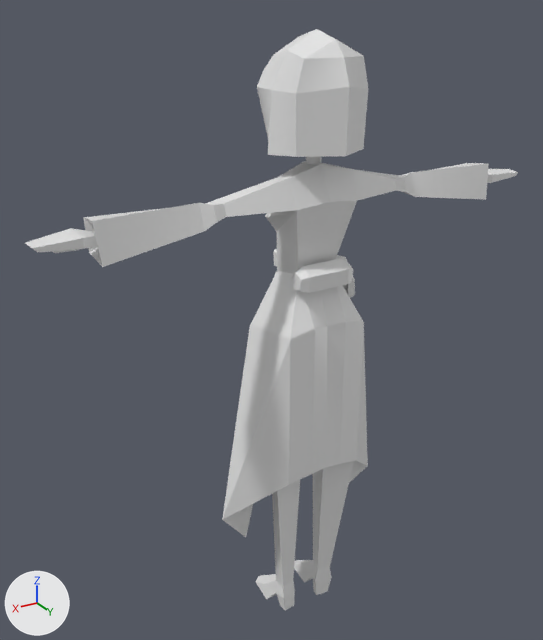
The FBX model Assets/Models/kuze.fbx: old version first, new version second.
Camera for both pictures: a 50 mm camera at (1.05, 1.565, 1.77) aimed at (0.062, -0.082, 0.947). Every picture has the same lights, and +X, +Y and +Z are marked at lower left. Vertices at the same position are counted once.

Names of what the first picture shows: 'kuze'.
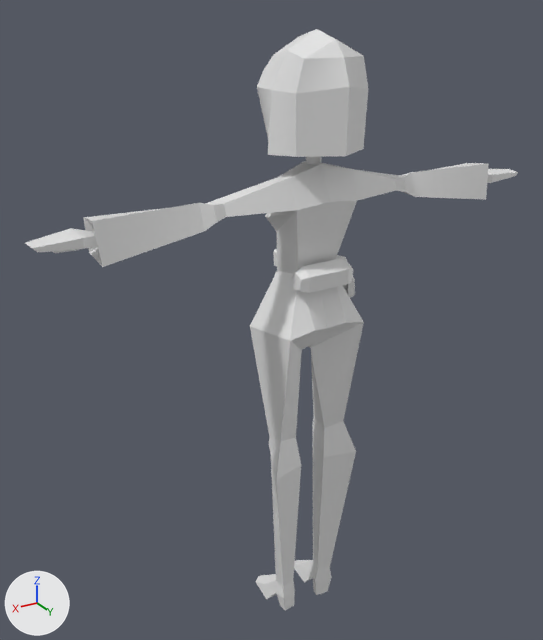
Boxes (x1, y1, x2, y2) around the edits, measured in the pictures (543 x 640 px):
```json
{"part": 1, "of": "me_cube_005", "change": "deleted", "before": [222, 322, 368, 537]}
```

Scene script edits in JSON lines:
```json
{"block": "me_cube_005", "where": "# used by ob_kuze; location = (0.0, 0.0, 0.0)"}
{"op": "remove", "block": "me_cube_005", "code": "me_cube_005.from_pydata(...)  # 11559 vertices, 13099 faces; spans x -0.71..0.71, y -0.15..0.15, z 0.0..1.7"}
{"op": "add", "block": "me_cube_005", "code": "me_cube_005.from_pydata(...)  # 9495 vertices, 10539 faces; spans x -0.71..0.71, y -0.15..0.15, z 0.0..1.7"}
{"block": "me_cube_005", "change": "me_cube_005 part 1: 2064 vertices removed from x -0.26..0.26, y -0.11..0.12, z 0.21..0.96"}
```
